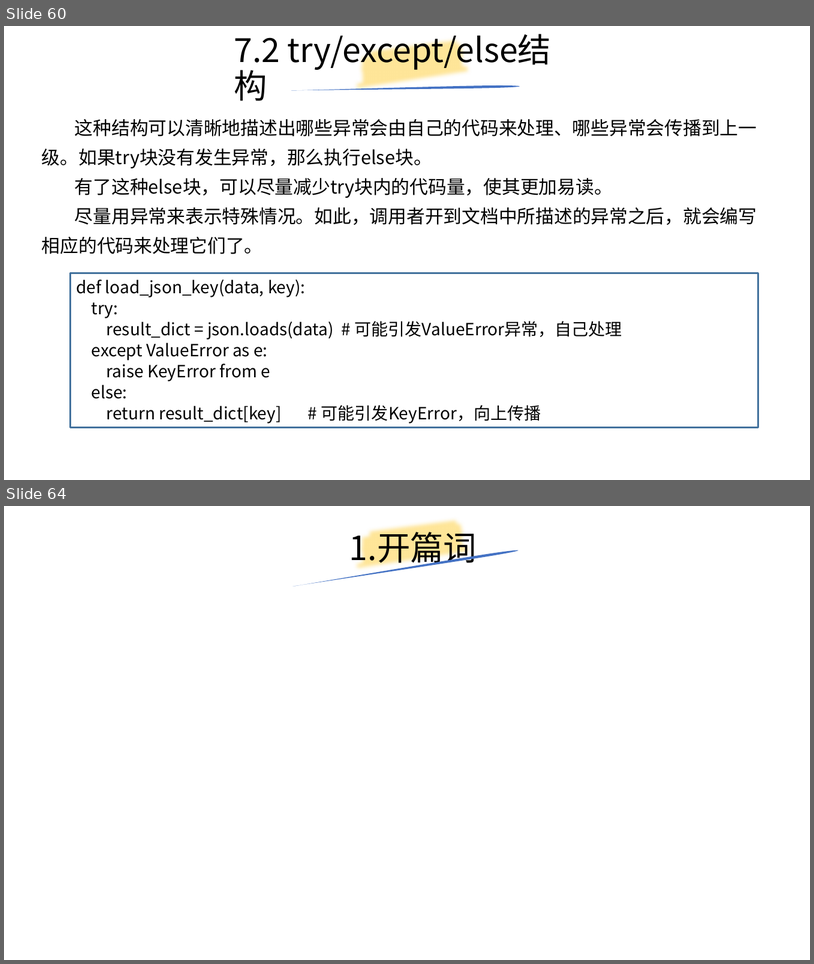
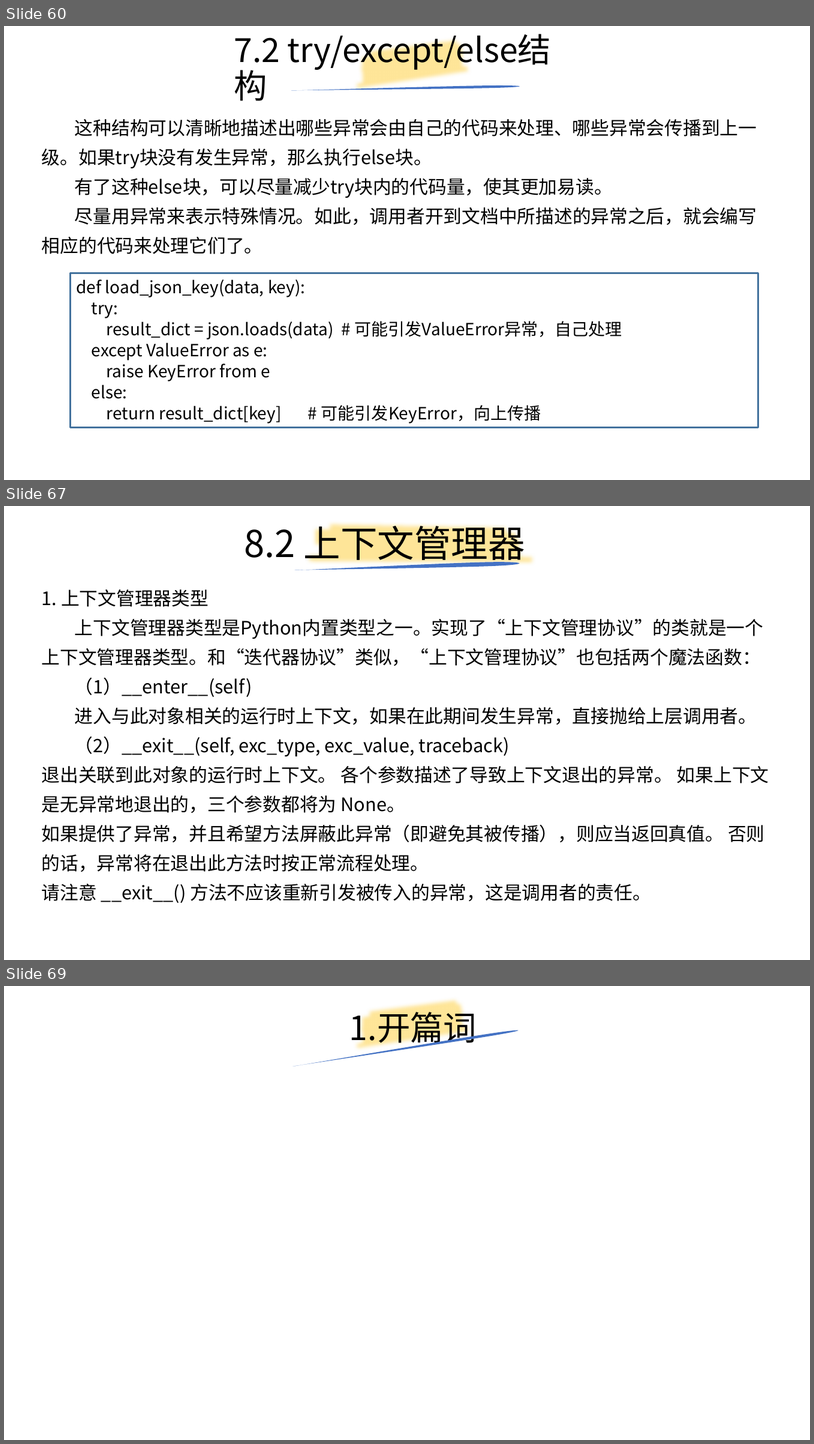
Before and after one commit to yiwenliu/CorePython, a slide deck: PPT/CorePython.pptx. Shown one above the other, each under a label of ours: slides 60 and 64 before the commit, slides 60, 67 and 69 after it; the slides between them are not shown. The pictures are 814x964 and 814x1444 pixels, drawn with LibreOffice and Linux fonts; fonts in the diff are those of the drawing. Boxes give left, top, right and bottom in pixels: in the first picture for what was removed or moved away, otherwise in the second. Text is boxed around its words. In the diff, an @@ line names an element or a change of style, - is before the commit and + after.

```diff
--- a/PPT/CorePython.pptx
+++ b/PPT/CorePython.pptx
@@ slide 67 added at [4, 506, 810, 960], background #FFFFFF @@
@@ title added at [244, 519, 525, 567], 44 pt, text #000000 @@
+8.2 上下文管理器
@@ freeform shape added at [306, 506, 540, 597], outline #FFE699 16 pt @@
@@ freeform shape added at [295, 562, 520, 570], fill #4472C4 @@
@@ text added at [42, 589, 770, 903], 22 pt, text #000000 @@
+1. 上下文管理器类型
+上下文管理器类型是Python内置类型之一。实现了“上下文管理协议”的类就是一个上下文管理器类型。和“迭代器协议”类似，“上下文管理协议”也包括两个魔法函数：
+（1）__enter__(self)
+进入与此对象相关的运行时上下文，如果在此期间发生异常，直接抛给上层调用者。
+（2）__exit__(self, exc_type, exc_value, traceback)
+退出关联到此对象的运行时上下文。 各个参数描述了导致上下文退出的异常。 如果上下文是无异常地退出的，三个参数都将为 None。
+如果提供了异常，并且希望方法屏蔽此异常（即避免其被传播），则应当返回真值。 否则的话，异常将在退出此方法时按正常流程处理。
+请注意 __exit__() 方法不应该重新引发被传入的异常，这是调用者的责任。
@@ what was slide 64 is now slide 69 @@
```
Also in this commit, not shown: 1 slide changed, 6 other slides added, 2 slides removed.
